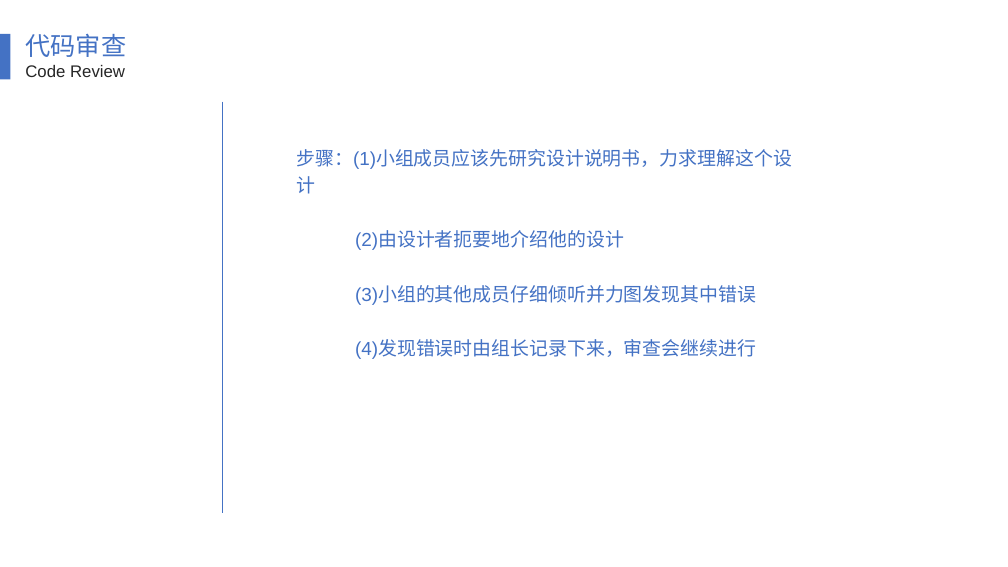
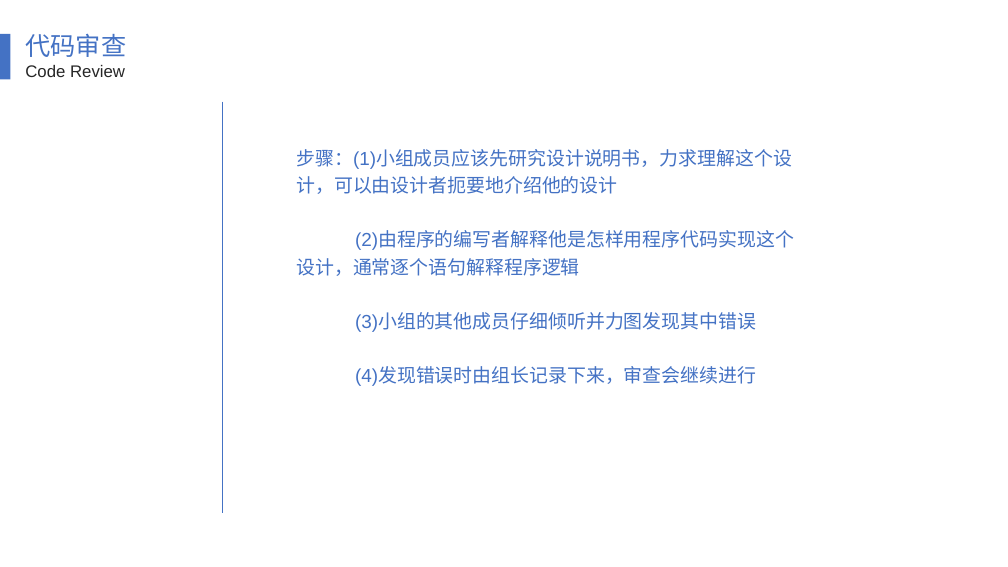
Before and after one commit to SE2018-G11/Chat-helper, a slide deck: slide 20 of 翻转课堂1.pptx (slide 12 before the commit). Drawn at 1008x567 pixels with LibreOffice and Linux fonts; fonts in the diff are those of the drawing. Boxes give left, top, right and bottom in pixels: in the first picture for what was removed or moved away, otherwise in the second. Text is boxed around its words. In the diff, an @@ line names an element or a change of style, - is before the commit and + after.

```diff
--- a/翻转课堂1.pptx
+++ b/翻转课堂1.pptx
@@ text at <box>296,149,794,276</box>: text changed @@
-步骤：(1)小组成员应该先研究设计说明书，力求理解这个设计
-(2)由设计者扼要地介绍他的设计
+步骤：(1)小组成员应该先研究设计说明书，力求理解这个设计，可以由设计者扼要地介绍他的设计
+(2)由程序的编写者解释他是怎样用程序代码实现这个设计，通常逐个语句解释程序逻辑
```
Also in this commit, not shown: 14 other slides changed, 14 slides added.
